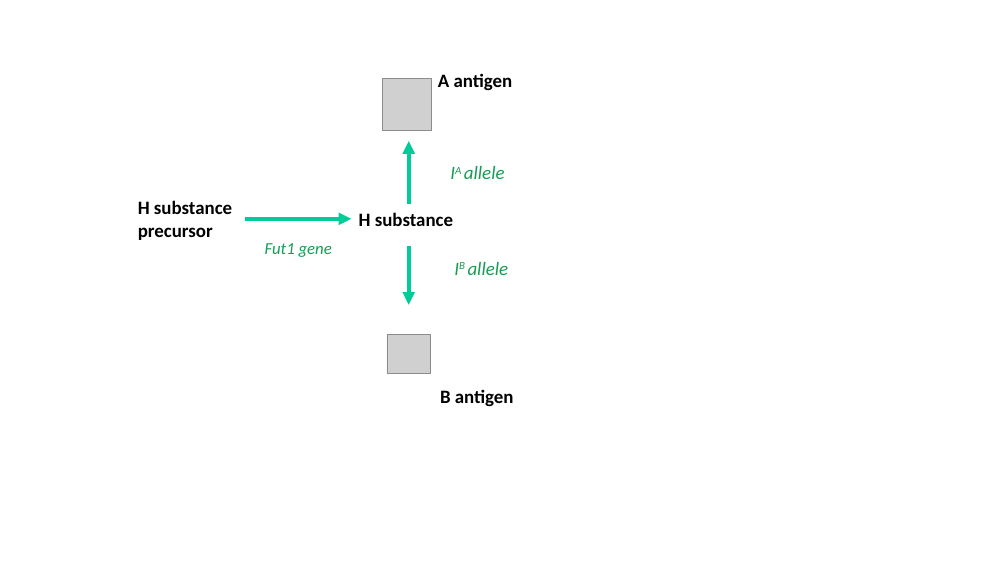
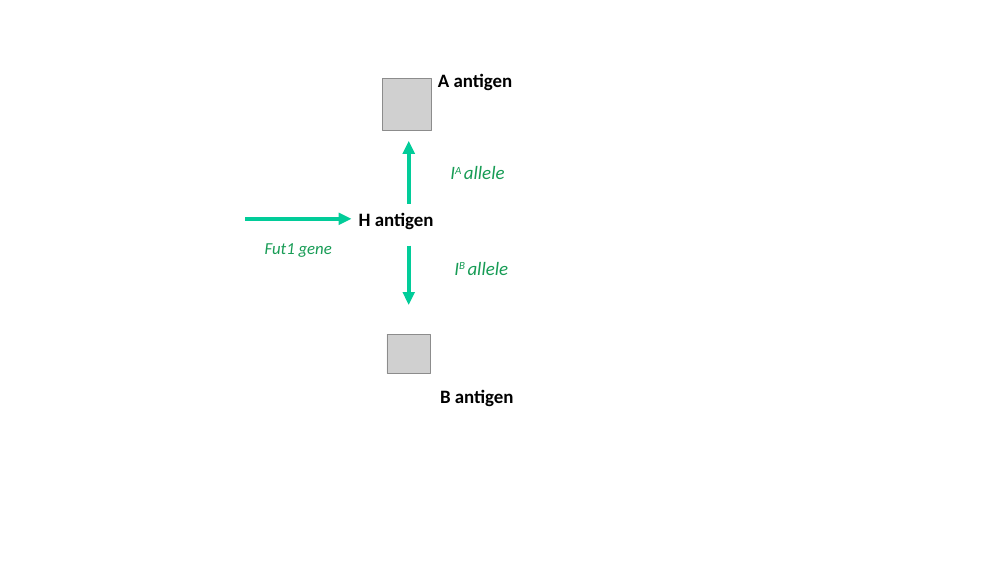
Before and after one commit to Philip-Leftwich/nonmendelian_inheritance, a slide deck: slide 10 of Presentation1.pptx. Drawn at 1008x567 pixels with LibreOffice and Linux fonts; fonts in the diff are those of the drawing; grey boxes stand for pictures. Boxes give left, top, right and bottom in pixels: in the first picture for what was removed or moved away, otherwise in the second. Text is boxed around its words. In the diff, an @@ line names an element or a change of style, - is before the commit and + after.

```diff
--- a/Presentation1.pptx
+++ b/Presentation1.pptx
@@ text removed at <box>138,200,232,240</box> @@
-H substance
-precursor
@@ text at <box>359,212,434,230</box>: text changed @@
-H substance
+H antigen
```
Also in this commit, not shown: 3 other slides changed, 1 slide added, 5 other files.
